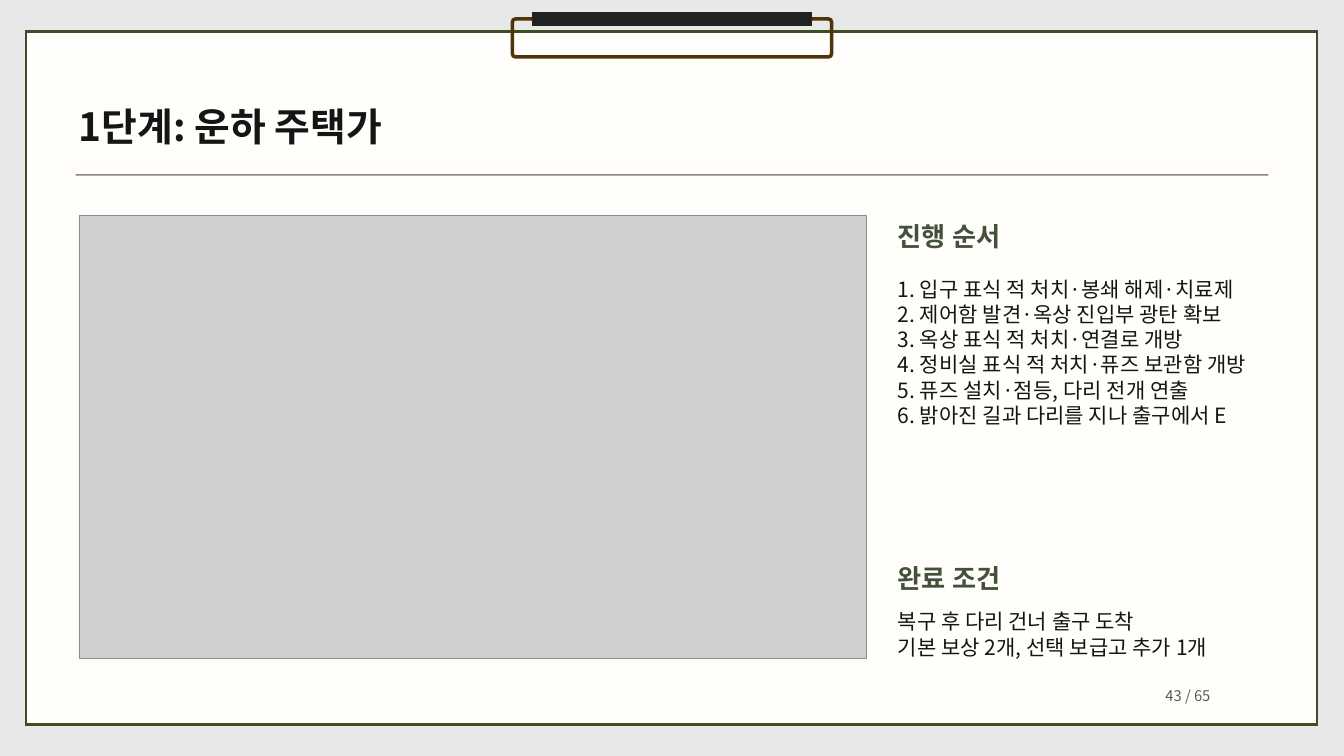
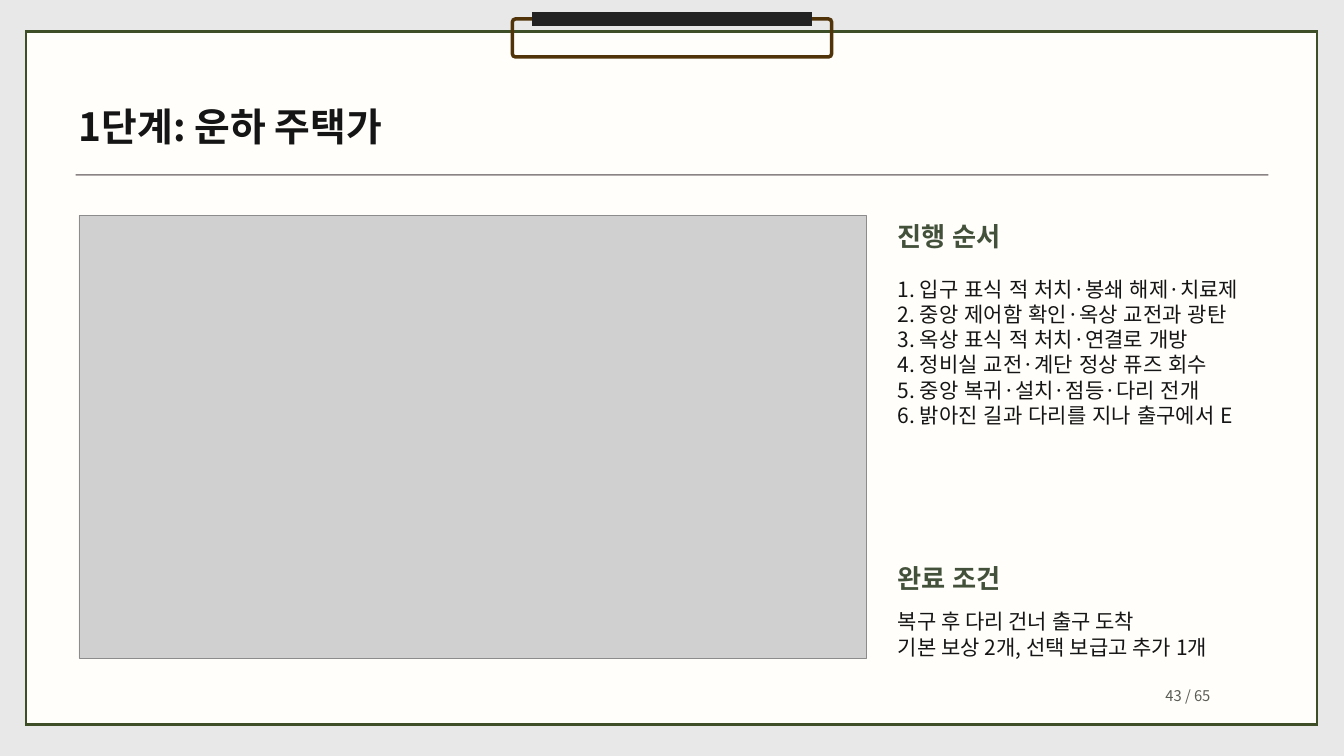
Before and after one commit to dbguswh/2Dgame_project, a slide deck: slide 43 of 2D게임프로그래밍 기획서.pptx. Drawn at 1344x756 pixels with LibreOffice and Linux fonts; fonts in the diff are those of the drawing; grey boxes stand for pictures. Boxes give left, top, right and bottom in pixels: in the first picture for what was removed or moved away, otherwise in the second. Text is boxed around its words. In the diff, an @@ line names an element or a change of style, - is before the commit and + after.

```diff
--- a/2D게임프로그래밍 기획서.pptx
+++ b/2D게임프로그래밍 기획서.pptx
@@ text at (x1=898, y1=304, x2=1227, y2=324): text changed @@
-2. 제어함 발견·옥상 진입부 광탄 확보
+2. 중앙 제어함 확인·옥상 교전과 광탄
@@ text at (x1=898, y1=354, x2=1207, y2=400): text changed @@
-4. 정비실 표식 적 처치·퓨즈 보관함 개방
-5. 퓨즈 설치·점등, 다리 전개 연출
+4. 정비실 교전·계단 정상 퓨즈 회수
+5. 중앙 복귀·설치·점등·다리 전개
```
Also in this commit, not shown: 20 other slides changed, 1 other file.
